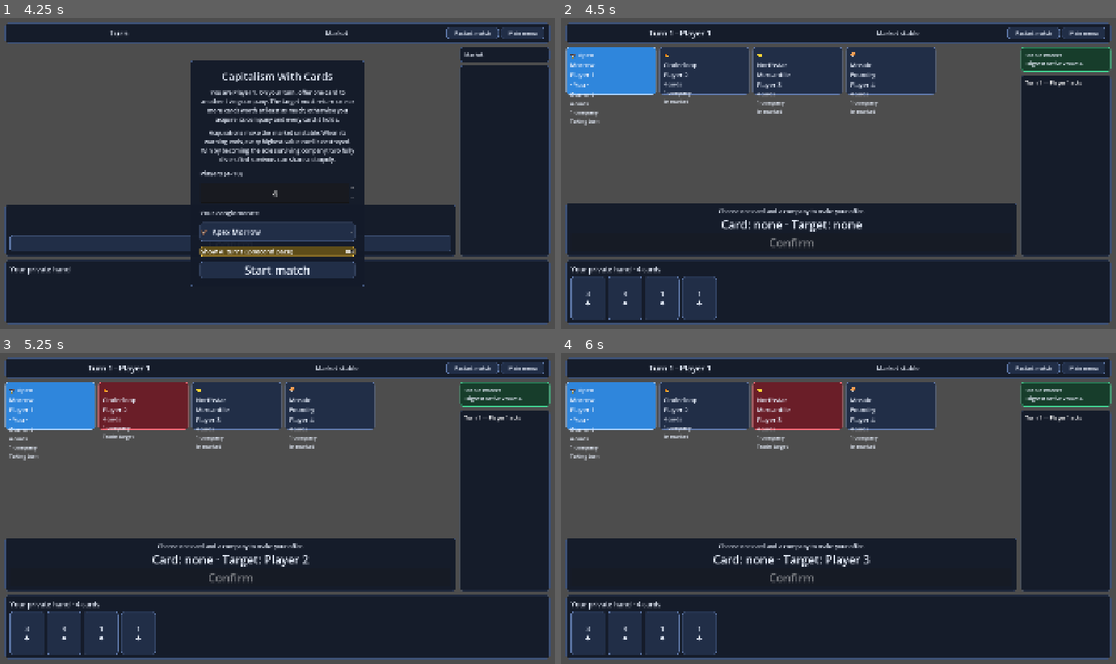
Above: before the commit, frames 1-4 (two rows, left to right).
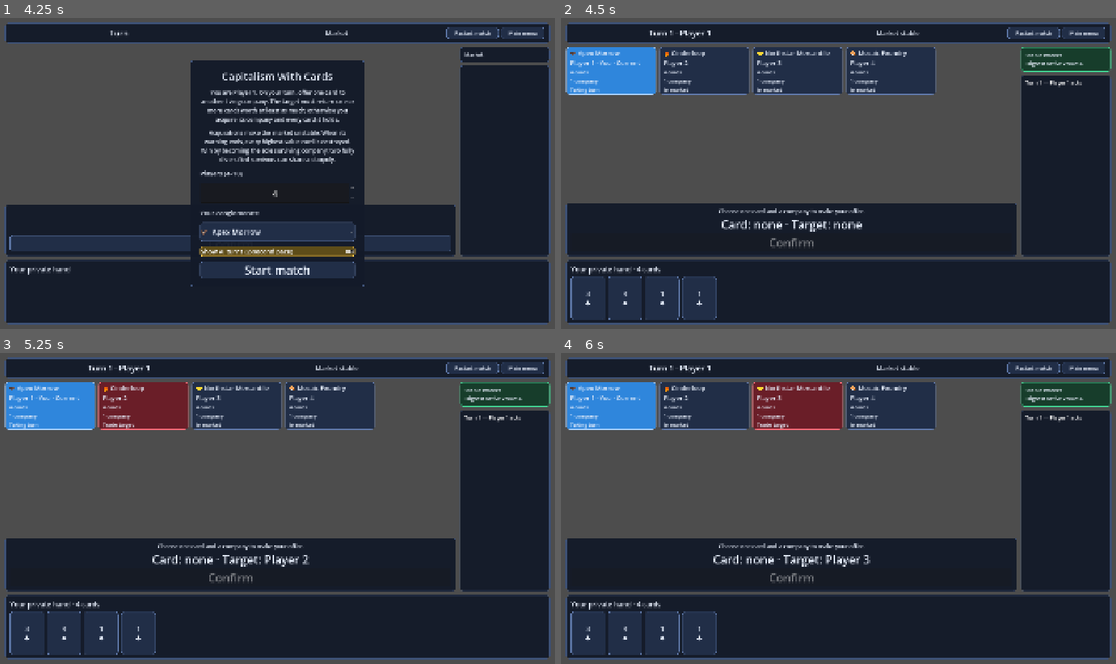
Above: after the commit, the same moments.

Repository: prelios/capitalism
Game: Godot game, scene res://game_controller.tscn
Same seed, same stepped clock (60 frames per second), same inputs: the game is played once before the commit and once after it.
Inputs (mouse positions are in pixels of both pictures, inside the frame that each line leads up to):
- Up to frame 1 (4.25 s): click "Restart match" at 0.5 s; click "Restart match" at 1.25 s; click "Restart match" at 2 s; click "Confirm" at 2.75 s; click "Confirm" at 3.5 s
- Up to frame 2 (4.5 s): click "Start match" at 4.25 s
- Up to frame 3 (5.25 s): click (144, 405) at 5.02 s
- Up to frame 4 (6 s): click (799, 405) at 5.77 s

Frame 1 is identical in both runs. In frame 2, 2.0% of the frame differs, in the area x 1-63%, y 10-35%; in frame 3, 2.0%; in frame 4, 2.0%.

Commit message:
Contain player seat content within panels

Diff:
--- a/godot/tests/table_layout.gd
+++ b/godot/tests/table_layout.gd
@@ -18,9 +18,11 @@
 	_expect(seats.get_child_count() == 4, "four-seat match did not render four public seat panels")
 	_expect(hand.get_child_count() == 4, "local hand did not render the four private cards")
 	_expect(table.market_status_background().is_equal_approx(Color("173d2b")), "stable market status did not use the green style")
-	_expect((seats.get_child(0) as PlayerSeatPanel).seat_visual_background().is_equal_approx(Color("2f86dc")), "active player did not use the explicit blue resting style")
-	_expect((seats.get_child(0) as PlayerSeatPanel).get_node("Margin/Content/Identity").text.contains("Current"), "active player identity did not include the Current label")
-	_expect(!(seats.get_child(0) as PlayerSeatPanel).disabled, "inactive seat controls should not use desaturating disabled rendering")
+	var active_seat := seats.get_child(0) as PlayerSeatPanel
+	_expect(active_seat.seat_visual_background().is_equal_approx(Color("2f86dc")), "active player did not use the explicit blue resting style")
+	_expect(active_seat.get_node("Margin/Content/Identity").text.contains("Current"), "active player identity did not include the Current label")
+	_expect(active_seat.get_global_rect().encloses((active_seat.get_node("Margin/Content") as VBoxContainer).get_global_rect()), "player seat content exceeded its visual panel")
+	_expect(!active_seat.disabled, "inactive seat controls should not use desaturating disabled rendering")
 	controller.game.market_stable = false
 	controller.game.unstable_value = 4
 	controller.presentation_updated.emit(controller.game.player_view(1))
--- a/godot/ui/player_seat_panel.tscn
+++ b/godot/ui/player_seat_panel.tscn
@@ -7,7 +7,12 @@
 script = ExtResource("1")
 
 [node name="Margin" type="MarginContainer" parent="." unique_id=1684196560]
-layout_mode = 0
+layout_mode = 1
+anchors_preset = 15
+anchor_right = 1.0
+anchor_bottom = 1.0
+grow_horizontal = 2
+grow_vertical = 2
 mouse_filter = 2
 theme_override_constants/margin_left = 14
 theme_override_constants/margin_top = 12
